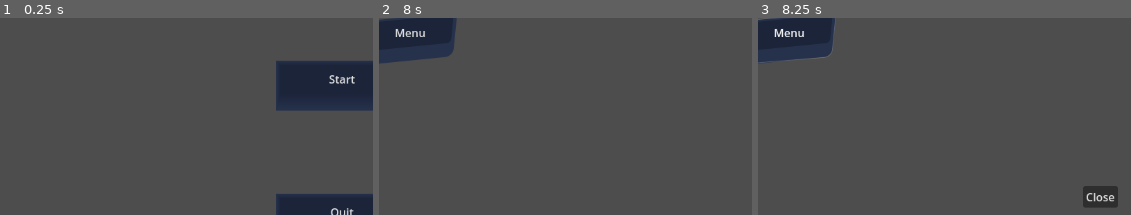
Above: before the commit, frames 1-3 (left to right).
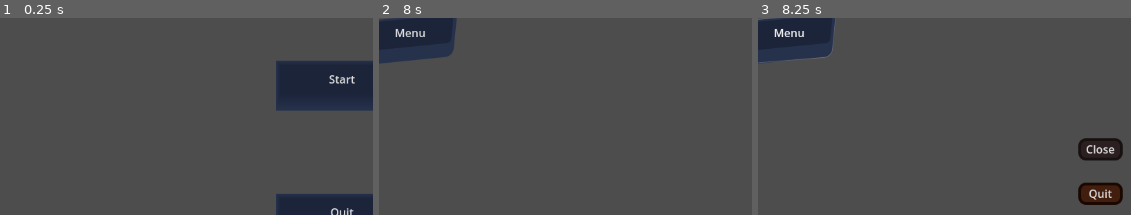
Above: after the commit, the same moments.

Repository: Jincoh/GameJam17
Game: Godot game, scene res://scenes/MainMenu.tscn
Two runs of this game, one before a commit and one after it. Both use one fixed random seed, a clock stepped at 60 frames per second and the inputs below.
Inputs:
- Up to frame 1 (0.25 s): no input
- Up to frame 2 (8 s): click "Start" at 0.5 s; click "T" at 1.25 s; click "M" at 2 s; click "F" at 2.75 s; click "T" at 3.5 s; click "M" at 4.25 s; click "F" at 5 s; click "T" at 5.75 s; click "M" at 6.5 s; click "F" at 7.25 s
- Up to frame 3 (8.25 s): click "Menu" at 8 s
The pictures show only the part of the screen within x 3-53%, y 3-53%; the shares and areas given below are measured in that part.

Frames 1-2 are identical in both runs. In frame 3, 2.6% of the frame differs, in the area x 85-98%, y 60-96%.

Commit message:
added a quit button to the pause menu

Diff:
--- a/src/scenes/PauseMenu.tscn
+++ b/src/scenes/PauseMenu.tscn
@@ -1,6 +1,34 @@
-[gd_scene load_steps=2 format=3 uid="uid://1rbmbd6epijo"]
+[gd_scene load_steps=8 format=3 uid="uid://1rbmbd6epijo"]
 
 [ext_resource type="Script" uid="uid://tbq5vblfqfdd" path="res://scripts/pause_menu.gd" id="1_2yxiw"]
+[ext_resource type="StyleBox" uid="uid://b8k4eale1nwnd" path="res://styles/MineButtonPressed.tres" id="2_jiu6o"]
+[ext_resource type="StyleBox" uid="uid://5t2ayr2shtd" path="res://styles/FlameButtonPressed.tres" id="2_komsw"]
+[ext_resource type="StyleBox" uid="uid://ex2fw48c28wf" path="res://styles/FlameButton.tres" id="3_5w6ei"]
+[ext_resource type="StyleBox" uid="uid://8hmee30tnv84" path="res://styles/MineButton.tres" id="3_40atx"]
+
+[sub_resource type="StyleBoxFlat" id="StyleBoxFlat_yx35g"]
+bg_color = Color(0.6, 0.6, 0.6, 0)
+border_width_left = 1
+border_width_top = 1
+border_width_right = 1
+border_width_bottom = 1
+border_color = Color(0.25, 0.18, 0.18, 1)
+corner_radius_top_left = 10
+corner_radius_top_right = 10
+corner_radius_bottom_right = 10
+corner_radius_bottom_left = 10
+
+[sub_resource type="StyleBoxFlat" id="StyleBoxFlat_jiu6o"]
+bg_color = Color(0.6, 0.6, 0.6, 0)
+border_width_left = 1
+border_width_top = 1
+border_width_right = 1
+border_width_bottom = 1
+border_color = Color(0.32, 0.192, 0.064, 1)
+corner_radius_top_left = 10
+corner_radius_top_right = 10
+corner_radius_bottom_right = 10
+corner_radius_bottom_left = 10
 
 [node name="Control" type="Control"]
 process_mode = 2
@@ -14,17 +42,43 @@
 
 [node name="Button" type="Button" parent="."]
 layout_mode = 1
-anchors_preset = 8
+anchors_preset = -1
 anchor_left = 0.5
-anchor_top = 0.5
+anchor_top = 0.395
 anchor_right = 0.5
-anchor_bottom = 0.5
-offset_left = -4.0
-offset_top = -4.0
-offset_right = 4.0
-offset_bottom = 4.0
+anchor_bottom = 0.395
+offset_left = -32.0
+offset_top = -15.96
+offset_right = 32.0
+offset_bottom = 16.04
 grow_horizontal = 2
 grow_vertical = 2
+theme_override_styles/focus = SubResource("StyleBoxFlat_yx35g")
+theme_override_styles/hover_pressed = ExtResource("2_jiu6o")
+theme_override_styles/hover = ExtResource("3_40atx")
+theme_override_styles/pressed = ExtResource("2_jiu6o")
+theme_override_styles/normal = ExtResource("3_40atx")
 text = "Close"
 
+[node name="Quit" type="Button" parent="."]
+layout_mode = 1
+anchors_preset = -1
+anchor_left = 0.5
+anchor_top = 0.494
+anchor_right = 0.5
+anchor_bottom = 0.494
+offset_left = -32.0
+offset_top = -16.112
+offset_right = 32.0
+offset_bottom = 15.888
+grow_horizontal = 2
+grow_vertical = 2
+theme_override_styles/focus = SubResource("StyleBoxFlat_jiu6o")
+theme_override_styles/hover_pressed = ExtResource("2_komsw")
+theme_override_styles/hover = ExtResource("3_5w6ei")
+theme_override_styles/pressed = ExtResource("2_komsw")
+theme_override_styles/normal = ExtResource("3_5w6ei")
+text = "Quit"
+
 [connection signal="pressed" from="Button" to="." method="_on_button_pressed"]
+[connection signal="pressed" from="Quit" to="." method="_on_quit_pressed"]
--- a/src/scripts/pause_menu.gd
+++ b/src/scripts/pause_menu.gd
@@ -4,3 +4,6 @@
 func _on_button_pressed() -> void:
 	hide()
 	get_tree().paused = false
+
+func _on_quit_pressed() -> void:
+	get_tree().quit()
